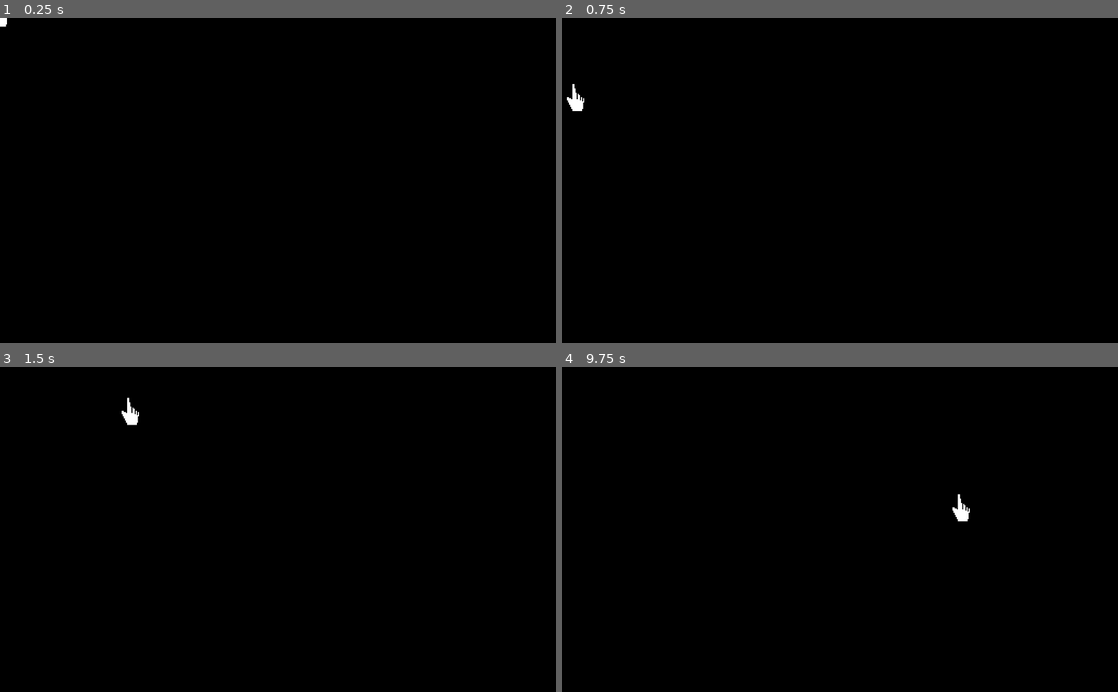
Above: before the commit, frames 1-4 (two rows, left to right).
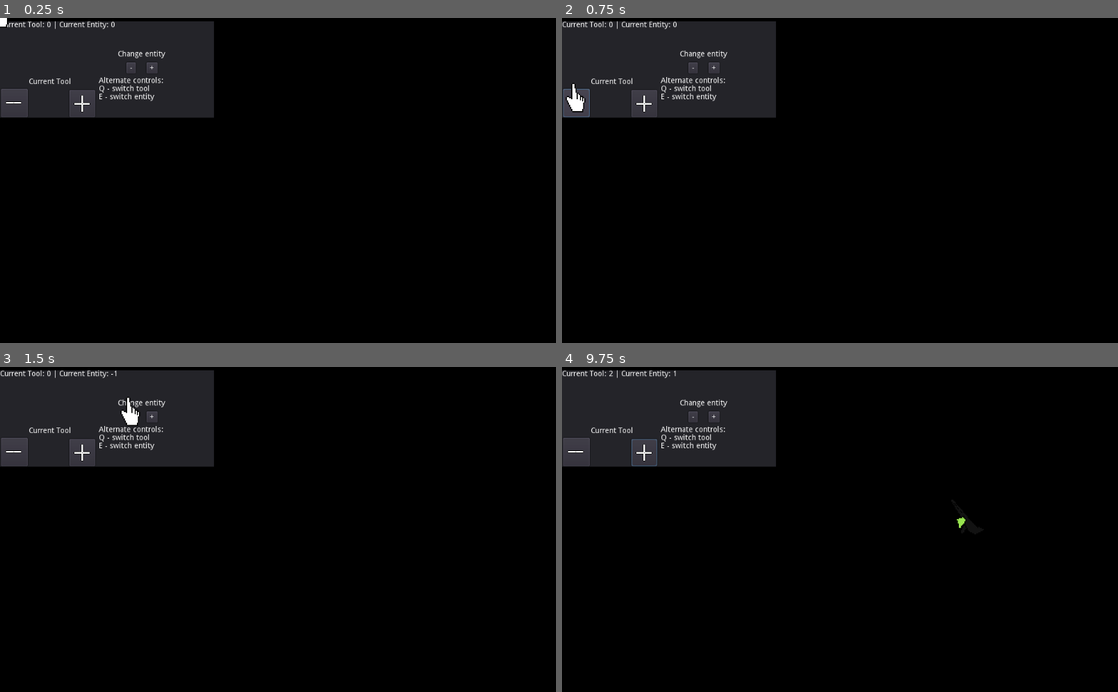
Above: after the commit, the same moments.

Repository: Dispensertf2/DesktopWrecker
Game: Godot game, scene res://Node2D.tscn
Same seed, same stepped clock (60 frames per second), same inputs: the game is played once before the commit and once after it.
Inputs (mouse positions are in pixels of both pictures, inside the frame that each line leads up to):
- Up to frame 1 (0.25 s): no input
- Up to frame 2 (0.75 s): click (578, 102) at 0.52 s
- Up to frame 3 (1.5 s): click (133, 415) at 1.25 s, where only the run after the commit has a clickable "-"
- Up to frame 4 (9.75 s): click (712, 415) at 2 s, where only the run after the commit has a clickable "+"; click (645, 451) at 2.77 s; click (578, 451) at 3.52 s; click (695, 415) at 4.25 s, where only the run after the commit has a clickable "-"; click (712, 415) at 5 s, where only the run after the commit has a clickable "+"; click (645, 451) at 5.77 s; click (578, 451) at 6.52 s; click (695, 415) at 7.25 s, where only the run after the commit has a clickable "-"; click (712, 415) at 8 s, where only the run after the commit has a clickable "+"; click (645, 451) at 8.77 s; tap Enter at 9.5 s; move the mouse to (962, 513) at 9.52 s; tap E (enttype) at 9.6 s

The runs differ from the first frame. In frame 1, 11% of the frame differs, in the area x 0-39%, y 0-31%; in frame 2, 11%; in frame 3, 11%; in frame 4, 12%, in the area x 0-74%, y 0-50%.

Commit message:
didnt really do anything lol

Diff:
--- a/desktopwrecker/Node2D.tscn
+++ b/desktopwrecker/Node2D.tscn
@@ -1,10 +1,14 @@
-[gd_scene load_steps=25 format=2]
+[gd_scene load_steps=27 format=2]
 
 [ext_resource path="res://Node2D.gd" type="Script" id=1]
 [ext_resource path="res://Cursor.gd" type="Script" id=2]
 [ext_resource path="res://Assets/Sprites/cursor.png" type="Texture" id=3]
 [ext_resource path="res://StaticBody2D.gd" type="Script" id=4]
 [ext_resource path="res://Assets/Sprites/hudicons.png" type="Texture" id=5]
+[ext_resource path="res://fart.gd" type="Script" id=6]
+
+[sub_resource type="RectangleShape2D" id=25]
+extents = Vector2( 196.75, 88.75 )
 
 [sub_resource type="Animation" id=19]
 resource_name = "Add"
@@ -278,6 +282,8 @@
 
 [node name="Node2D" type="Node2D" parent="."]
 light_mask = 0
+position = Vector2( -1523, 4 )
+script = ExtResource( 6 )
 
 [node name="Panel" type="Panel" parent="Node2D"]
 margin_left = 1523.0
@@ -303,6 +309,9 @@
 margin_right = 136.0
 margin_bottom = 145.0
 text = "Current Tool"
+__meta__ = {
+"_edit_use_anchors_": true
+}
 
 [node name="RichTextLabel" type="RichTextLabel" parent="Node2D/Panel"]
 margin_right = 347.0
@@ -315,6 +324,9 @@
 margin_right = 329.0
 margin_bottom = 94.0
 text = "Change entity"
+__meta__ = {
+"_edit_use_anchors_": true
+}
 
 [node name="Button4" type="Button" parent="Node2D/Panel"]
 margin_left = 233.0
@@ -322,6 +334,9 @@
 margin_right = 250.0
 margin_bottom = 96.0
 text = "-"
+__meta__ = {
+"_edit_use_anchors_": true
+}
 
 [node name="Button3" type="Button" parent="Node2D/Panel"]
 margin_left = 270.0
@@ -329,19 +344,42 @@
 margin_right = 290.0
 margin_bottom = 96.0
 text = "+"
+__meta__ = {
+"_edit_use_anchors_": true
+}
 
 [node name="Button" type="Button" parent="Node2D/Panel" groups=["button"]]
 margin_left = 128.0
 margin_top = 127.0
 margin_right = 175.0
 margin_bottom = 177.0
+__meta__ = {
+"_edit_use_anchors_": true
+}
 
 [node name="Sprite" type="Sprite" parent="Node2D/Panel/Button"]
 position = Vector2( 23, 25 )
 texture = ExtResource( 5 )
 hframes = 3
 
+[node name="Area2D" type="Area2D" parent="Node2D/Panel" groups=["buttonarea"]]
+position = Vector2( 131, 30 )
+
+[node name="CollisionShape2D" type="CollisionShape2D" parent="Node2D/Panel/Area2D"]
+position = Vector2( 66.25, 59.25 )
+shape = SubResource( 25 )
+
+[node name="RichTextLabel4" type="RichTextLabel" parent="Node2D/Panel"]
+margin_left = 182.0
+margin_top = 103.0
+margin_right = 394.0
+margin_bottom = 179.0
+text = "Alternate controls:
+Q - switch tool
+E - switch entity"
+
 [node name="Cursor" type="Node2D" parent="."]
+position = Vector2( 820, 345 )
 script = ExtResource( 2 )
 
 [node name="machinegunaudiotimer" type="Timer" parent="Cursor"]
@@ -398,3 +436,4 @@
 [connection signal="pressed" from="Node2D/Panel/Button4" to="." method="_on_Button4_pressed"]
 [connection signal="pressed" from="Node2D/Panel/Button3" to="." method="_on_Button3_pressed"]
 [connection signal="pressed" from="Node2D/Panel/Button" to="." method="_on_Button1_pressed"]
+[connection signal="area_entered" from="Cursor/Area2D" to="Cursor" method="_on_Area2D_area_entered"]
--- /dev/null
+++ b/desktopwrecker/fart.gd
@@ -0,0 +1,11 @@
+extends Node2D
+
+
+# Declare member variables here. Examples:
+# var a = 2
+# var b = "text"
+
+
+# Called when the node enters the scene tree for the first time.
+func _ready():
+	print(ProjectSettings.get_setting("display/window/size/width"))
